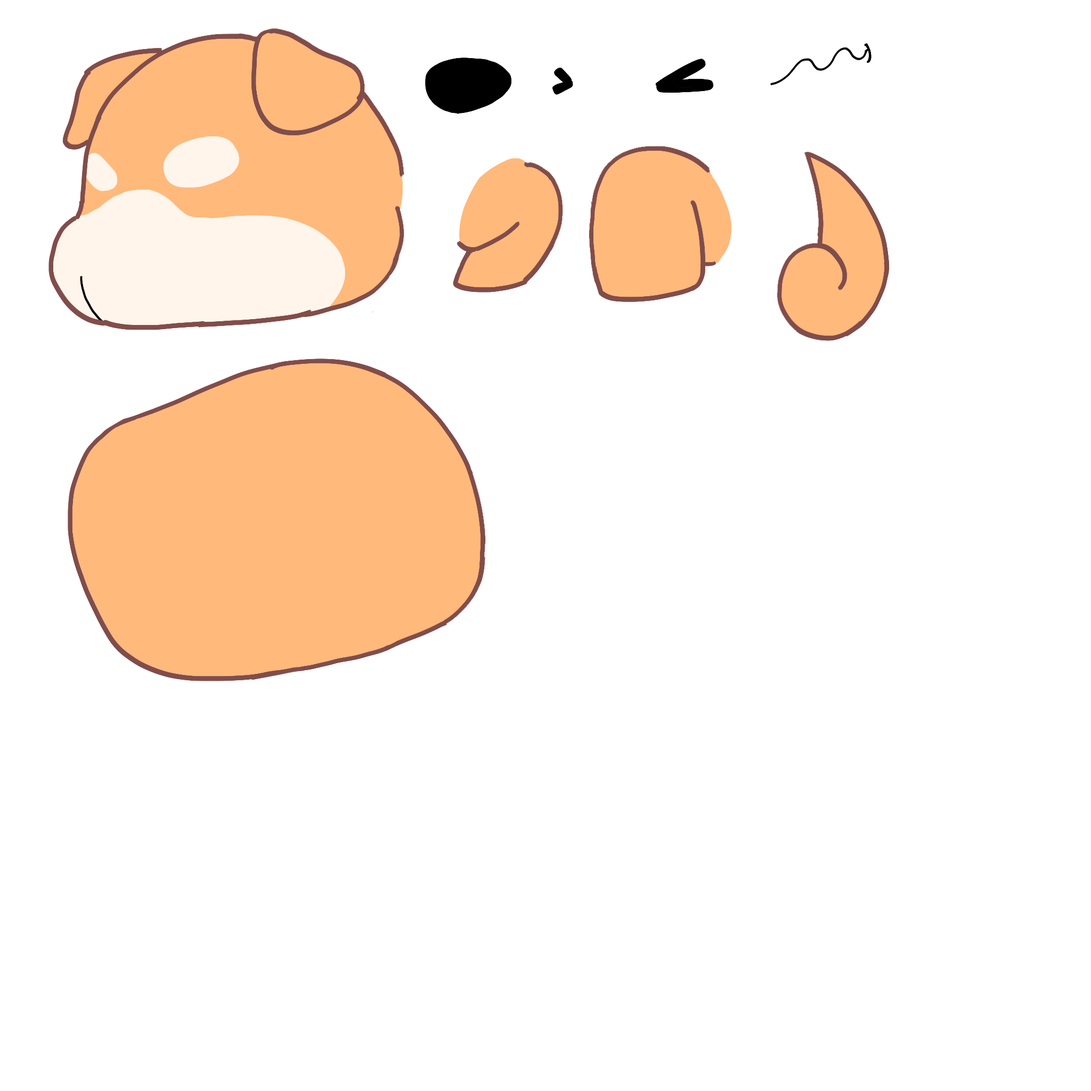
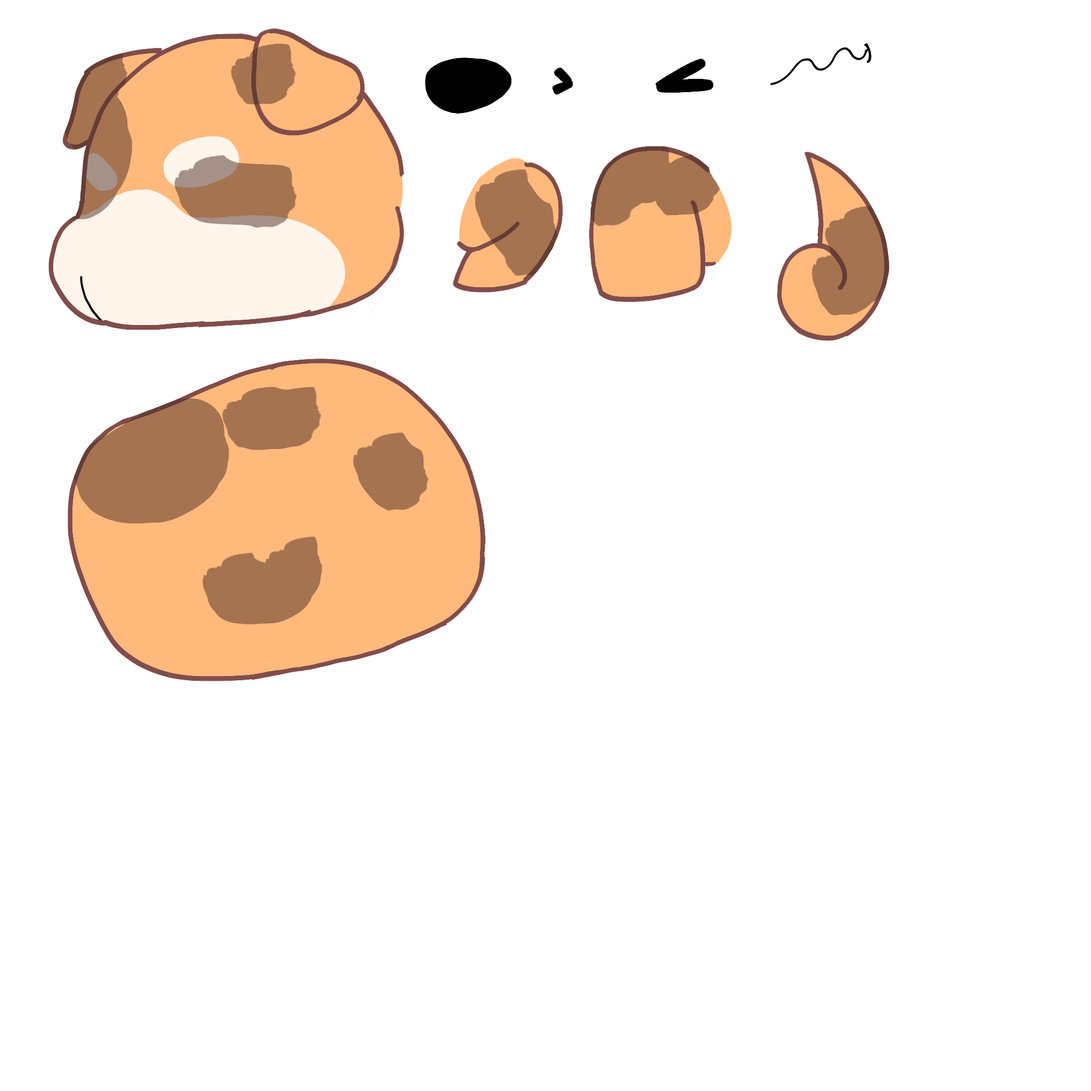
Layer changes from the first 1091px x 1091px image to the second:
renamed "mieng" to "Layer 24", opacity 100% → 50%, moved it above "mui", painted on it over [65,43,891,625]
removed layer "Layer 18" over [812,205,891,317]
removed layer "chan sau" over [590,146,721,227]
removed layer "chan truoc" over [475,168,559,277]
removed layer "head" over [65,43,298,229]
removed layer "Layer 22" over [73,386,430,625]
painted on "mui" over [65,43,891,625]
